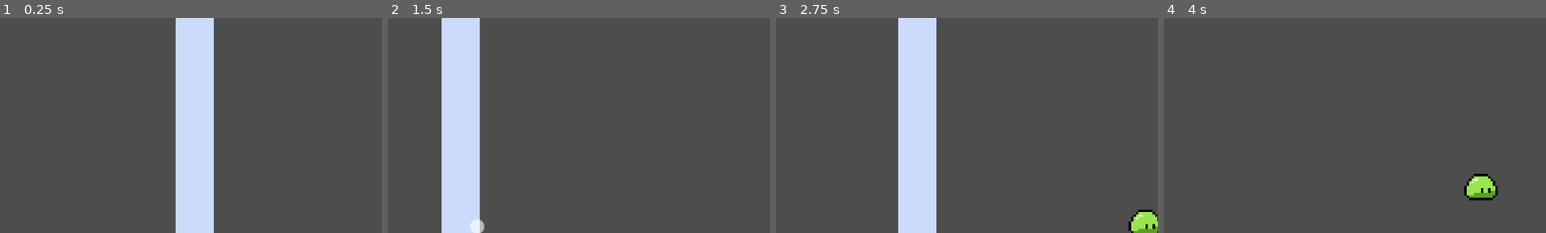
Above: before the commit, frames 1-4 (left to right).
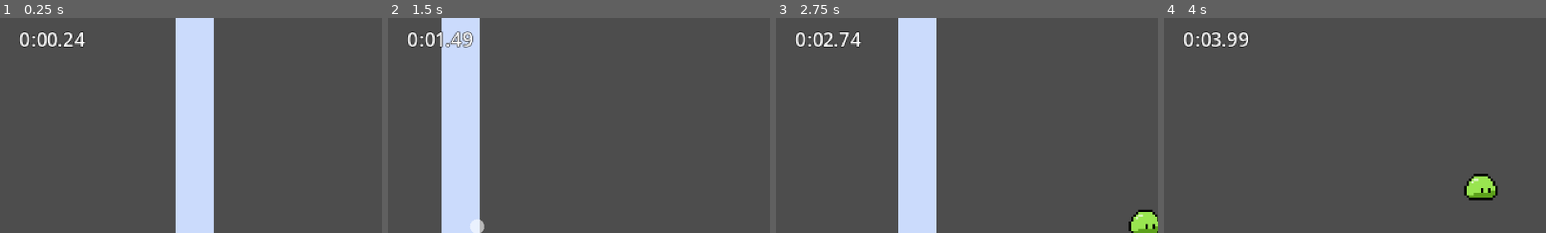
Above: after the commit, the same moments.

Repository: jordanguyent/slick_slime
Game: Godot game, scene res://scenes/levels/level_1.tscn
Same seed, same stepped clock (60 frames per second), same inputs: the game is played once before the commit and once after it.
Inputs (mouse positions are % of the whole screen's width and height, from its top left):
- Up to frame 1 (0.25 s): no input
- Up to frame 2 (1.5 s): move the mouse to (72, 45) at 0.52 s; hold D (player_right) from 0.53 s (still down); click (72, 45) at 0.6 s; tap Space (player_jump) at 0.77 s; move the mouse to (30, 55) at 1.27 s; right-click (30, 55) at 1.35 s
- Up to frame 3 (2.75 s): tap Space (player_jump) at 1.52 s; move the mouse to (60, 28) at 2.02 s; release D (player_right) at 2.03 s; hold A (player_left) from 2.03 s (still down); click (60, 28) at 2.1 s
- Up to frame 4 (4 s): move the mouse to (45, 70) at 2.77 s; release A (player_left) at 2.78 s; hold D (player_right) from 2.78 s (still down); right-click (45, 70) at 2.85 s; tap Space (player_jump) at 3.02, 3.77 s; move the mouse to (80, 65) at 3.52 s; click (80, 65) at 3.6 s
The pictures show only the part of the screen within x 0-50%, y 0-50%; the shares and areas given below are measured in that part.

The runs differ from the first frame. In frame 1, 0.7% of the frame differs, in the area x 5-23%, y 6-14%; in frame 2, 0.7%; in frame 3, 0.6%; in frame 4, 0.6%.

Commit message:
Add Level Timer

Diff:
--- a/entities/player/slime_projectile.gd
+++ b/entities/player/slime_projectile.gd
@@ -14,6 +14,6 @@
 	var velocity = dir * SPEED
 	position += velocity * delta
 
-func _on_body_entered(body: Node2D) -> void:
+func _on_body_entered(_body: Node2D) -> void:
 	print("Objecct Hit")
 	queue_free()
--- a/scenes/levels/level_1.tscn
+++ b/scenes/levels/level_1.tscn
@@ -2,6 +2,7 @@
 
 [ext_resource type="Texture2D" uid="uid://bolwwrpdncn1v" path="res://assets/temp.png" id="1_014kd"]
 [ext_resource type="Script" uid="uid://c0ql6m53vfvs7" path="res://scenes/levels/level_1.gd" id="1_bswci"]
+[ext_resource type="Script" uid="uid://ct3jipcs8t3es" path="res://scenes/levels/level_ui.gd" id="2_6761a"]
 [ext_resource type="Script" uid="uid://bc6fylaqkmax8" path="res://entities/main_camera.gd" id="2_x42e6"]
 [ext_resource type="PackedScene" uid="uid://basa8xgye5rjx" path="res://entities/player/player.tscn" id="4_x42e6"]
 
@@ -19,6 +20,27 @@
 
 [node name="Level1" type="Node2D" unique_id=1437649669]
 script = ExtResource("1_bswci")
+
+[node name="CanvasLayer" type="CanvasLayer" parent="." unique_id=139656175]
+script = ExtResource("2_6761a")
+
+[node name="Control" type="Control" parent="CanvasLayer" unique_id=1641341318]
+layout_mode = 3
+anchors_preset = 0
+offset_right = 40.0
+offset_bottom = 40.0
+
+[node name="MarginContainer" type="MarginContainer" parent="CanvasLayer/Control" unique_id=1581432578]
+layout_mode = 0
+offset_right = 40.0
+offset_bottom = 40.0
+theme_override_constants/margin_left = 8
+theme_override_constants/margin_top = 3
+
+[node name="RichTextLabel" type="RichTextLabel" parent="CanvasLayer/Control/MarginContainer" unique_id=1394076443]
+layout_mode = 2
+theme_override_constants/outline_size = 1
+bbcode_enabled = true
 
 [node name="MainCamera" type="Camera2D" parent="." unique_id=1169225665]
 position = Vector2(160, 90)
--- /dev/null
+++ b/scenes/levels/level_ui.gd
@@ -0,0 +1,23 @@
+extends CanvasLayer
+
+@onready var rich_text_label: RichTextLabel = $Control/MarginContainer/RichTextLabel
+
+var time_elapsed: float = 0.0
+
+func _process(delta: float):
+	time_elapsed += delta
+
+	var minutes := int(time_elapsed / 60)
+	var seconds := int(time_elapsed) % 60
+
+	# fmod(time_elapsed, 1) gets the decimal part (e.g., 0.543)
+	# Multiplying by 100 gives you 2 digits of milliseconds
+	var msecs := fmod(time_elapsed, 1) * 100
+
+	# Format the string
+	# %d is an integer
+	# %02d is a 2-digit integer with a leading zero
+	var time_string = "%d:%02d.%02d" % [minutes, seconds, msecs]
+
+	# Update the RichTextLabel
+	rich_text_label.text = "[font_size=8][color=white]" + time_string + "[/color][/font_size]"
Not shown, added: scenes/levels/level_ui.gd.uid
